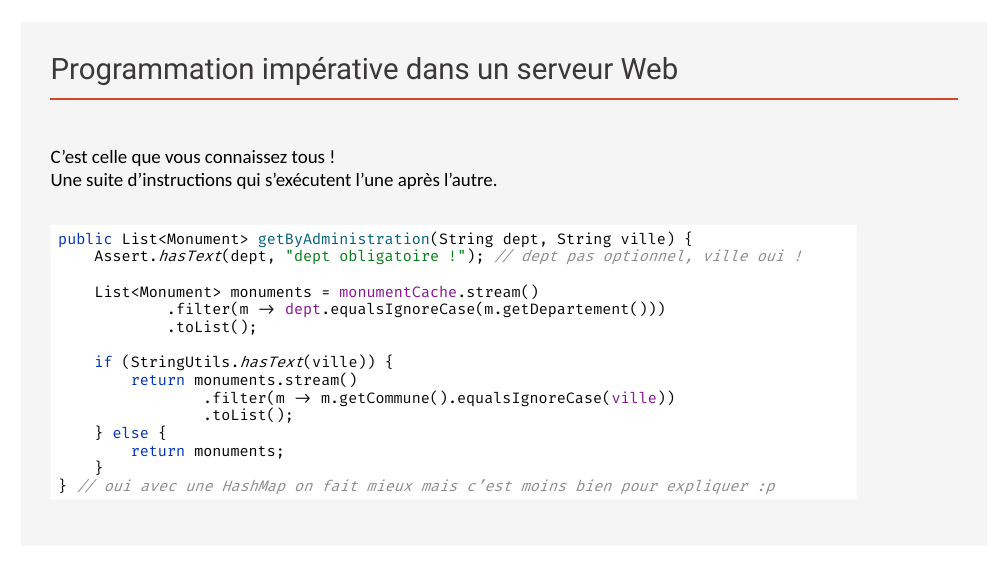
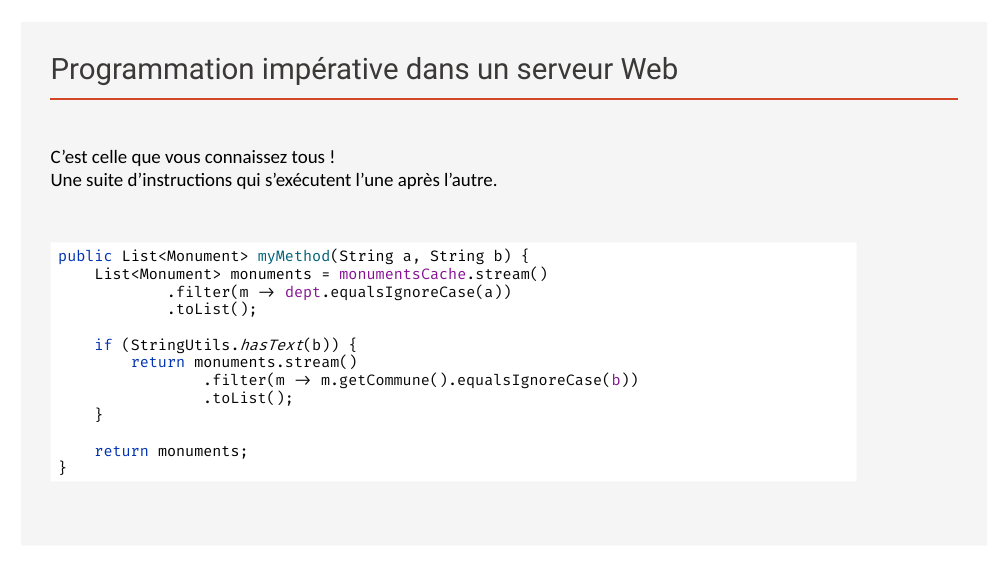
Before and after one commit to sebzuki/webflux-vs-web, a slide deck: slide 22 of REACTIVE.pptx (slide 3 before the commit). Drawn at 1008x567 pixels with LibreOffice and Linux fonts; fonts in the diff are those of the drawing. Boxes give left, top, right and bottom in pixels: in the first picture for what was removed or moved away, otherwise in the second. Text is boxed around its words. In the diff, an @@ line names an element or a change of style, - is before the commit and + after.

```diff
--- a/REACTIVE.pptx
+++ b/REACTIVE.pptx
@@ rectangle "public List<Monument> myMethod(String a, String ...": place and size @@
-rectangle "public List<Monument> myMethod(String a, String ..." at <box>51,225,857,500</box>
+rectangle "public List<Monument> myMethod(String a, String ..." at <box>51,243,857,482</box>
@@ text in rectangle at <box>58,249,639,459</box>: text changed @@
-public List<Monument> getByAdministration(String dept, String ville) {
-Assert.hasText(dept, "dept obligatoire !"); // dept pas optionnel, ville oui !
-List<Monument> monuments = monumentCache.stream()
-.filter(m -> dept.equalsIgnoreCase(m.getDepartement()))
-.toList();
-if (StringUtils.hasText(ville)) {
-return monuments.stream()
-.filter(m -> m.getCommune().equalsIgnoreCase(ville))
-.toList();
-} else {
-return monuments;
-}
-} // oui avec une HashMap on fait mieux mais c’est moins bien pour expliquer :p
+public List<Monument> myMethod(String a, String b) {
+List<Monument> monuments = monumentsCache.stream()
+.filter(m -> dept.equalsIgnoreCase(a))
+.toList();
+if (StringUtils.hasText(b)) {
+return monuments.stream()
+.filter(m -> m.getCommune().equalsIgnoreCase(b))
+.toList();
+}
+return monuments;
+}
```
Also in this commit, not shown: 6 other slides changed, 33 slides added, 11 slides removed, 33 other files.
